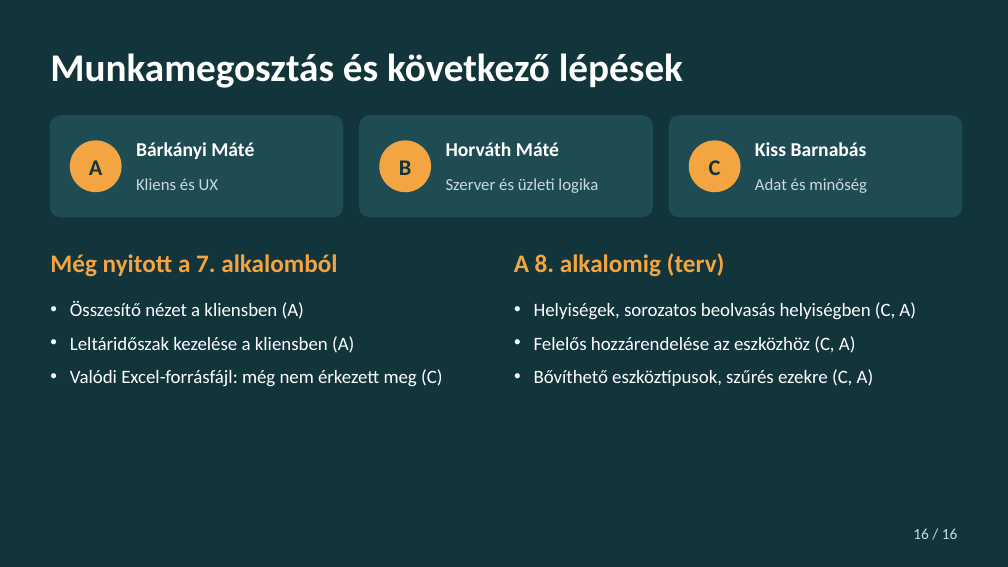
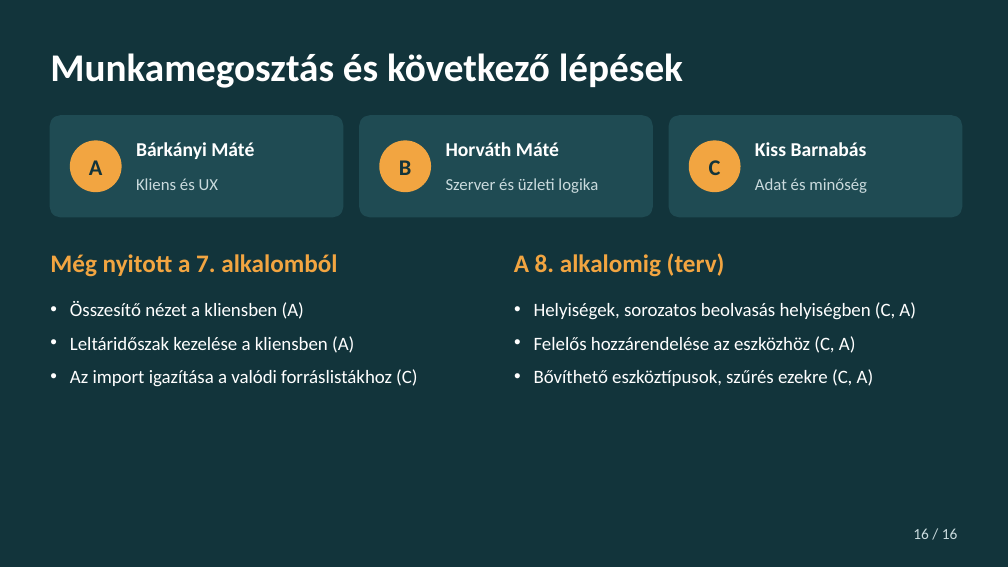
Before and after one commit to Horvathmate7514/projektlabor, a slide deck: slide 16 of 07_alkalom/Prezentacio/7_alkalom_prezentacio.pptx. Drawn at 1008x567 pixels with LibreOffice and Linux fonts; fonts in the diff are those of the drawing. Boxes give left, top, right and bottom in pixels: in the first picture for what was removed or moved away, otherwise in the second. Text is boxed around its words. In the diff, an @@ line names an element or a change of style, - is before the commit and + after.

Commit message:
prez_update

```diff
--- a/07_alkalom/Prezentacio/7_alkalom_prezentacio.pptx
+++ b/07_alkalom/Prezentacio/7_alkalom_prezentacio.pptx
@@ text at (x1=70, y1=369, x2=417, y2=387): text changed @@
-• Valódi Excel-forrásfájl: még nem érkezett meg (C)
+• Az import igazítása a valódi forráslistákhoz (C)
```
